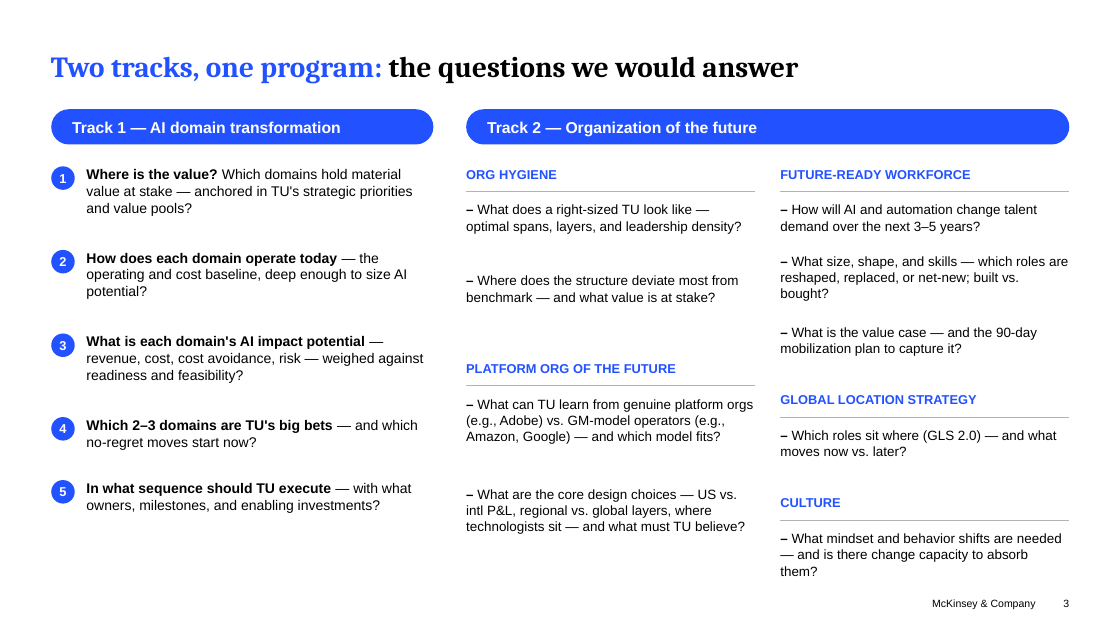
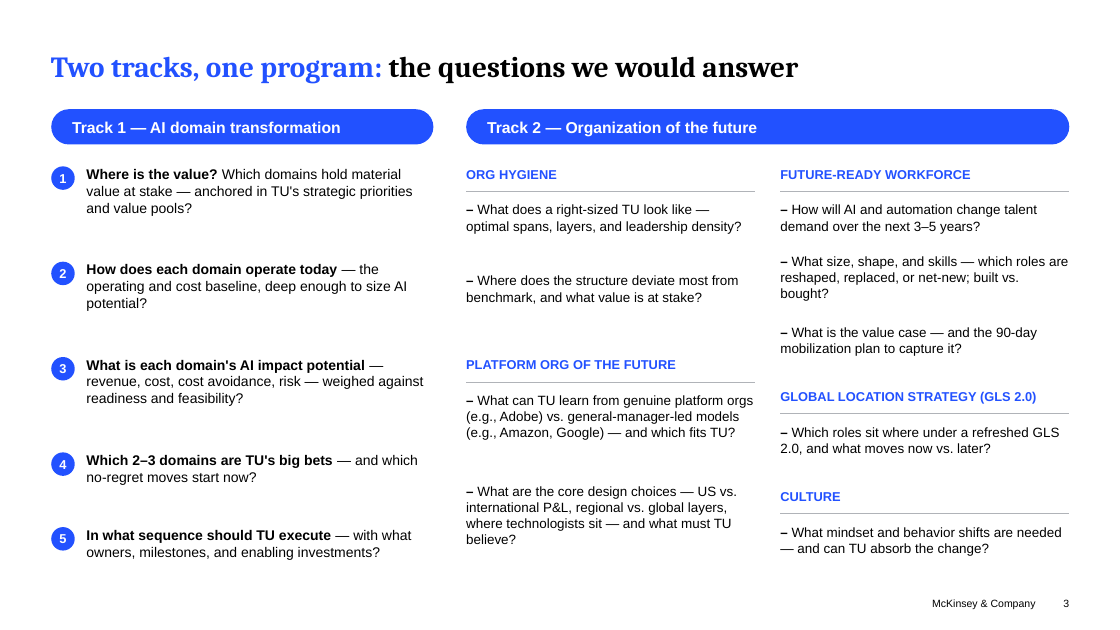
Before and after one commit to parthb102/Repo, a slide deck: slide 3 of proposal/TU_Org_AI_3pager_vDraft.pptx. Drawn at 1120x630 pixels with LibreOffice and Linux fonts; fonts in the diff are those of the drawing. Boxes give left, top, right and bottom in pixels: in the first picture for what was removed or moved away, otherwise in the second. Text is boxed around its words. In the diff, an @@ line names an element or a change of style, - is before the commit and + after.

```diff
--- a/proposal/TU_Org_AI_3pager_vDraft.pptx
+++ b/proposal/TU_Org_AI_3pager_vDraft.pptx
@@ ellipse "2" moved from (x1=51, y1=250, x2=75, y2=274) to (x1=51, y1=262, x2=75, y2=286) @@
@@ text "How does each domain operate ..." moved from (x1=86, y1=253, x2=407, y2=299) to (x1=86, y1=264, x2=407, y2=311) @@
@@ text at (x1=466, y1=275, x2=739, y2=304): text changed @@
-– Where does the structure deviate most from benchmark — and what value is at stake?
+– Where does the structure deviate most from benchmark, and what value is at stake?
@@ ellipse "3" moved from (x1=51, y1=334, x2=75, y2=357) to (x1=51, y1=357, x2=75, y2=381) @@
@@ text "What is each domain's AI ..." moved from (x1=86, y1=336, x2=423, y2=383) to (x1=86, y1=360, x2=423, y2=406) @@
@@ text at (x1=466, y1=395, x2=753, y2=440): text changed @@
-– What can TU learn from genuine platform orgs (e.g., Adobe) vs. GM-model operators (e.g., Amazon, Google) — and which model fits?
+– What can TU learn from genuine platform orgs (e.g., Adobe) vs. general-manager-led models (e.g., Amazon, Google) — and which fits TU?
@@ text at (x1=780, y1=391, x2=1036, y2=404): text changed @@
-GLOBAL LOCATION STRATEGY
+GLOBAL LOCATION STRATEGY (GLS 2.0)
@@ text at (x1=780, y1=427, x2=1060, y2=455): text changed @@
-– Which roles sit where (GLS 2.0) — and what moves now vs. later?
+– Which roles sit where under a refreshed GLS 2.0, and what moves now vs. later?
@@ ellipse "4" moved from (x1=51, y1=417, x2=75, y2=440) to (x1=51, y1=452, x2=75, y2=476) @@
@@ text "Which 2–3 domains are TU's ..." moved from (x1=86, y1=420, x2=418, y2=450) to (x1=86, y1=455, x2=418, y2=485) @@
@@ text at (x1=466, y1=486, x2=737, y2=544): text changed @@
-– What are the core design choices — US vs. intl P&L, regional vs. global layers, where technologists sit — and what must TU believe?
+– What are the core design choices — US vs. international P&L, regional vs. global layers, where technologists sit — and what must TU believe?
@@ ellipse "5" moved from (x1=51, y1=480, x2=75, y2=503) to (x1=51, y1=527, x2=75, y2=550) @@
@@ text "In what sequence should TU ..." moved from (x1=86, y1=483, x2=411, y2=513) to (x1=86, y1=530, x2=411, y2=560) @@
@@ 3 lines, 2 texts moved together from (x1=466, y1=364, x2=1070, y2=521) to (x1=466, y1=360, x2=1070, y2=514) @@
@@ text at (x1=792, y1=527, x2=1062, y2=556): text changed @@
-– What mindset and behavior shifts are needed — and is there change capacity to absorb them?
+– What mindset and behavior shifts are needed — and can TU absorb the change?
```
Also in this commit, not shown: 3 other slides changed.
